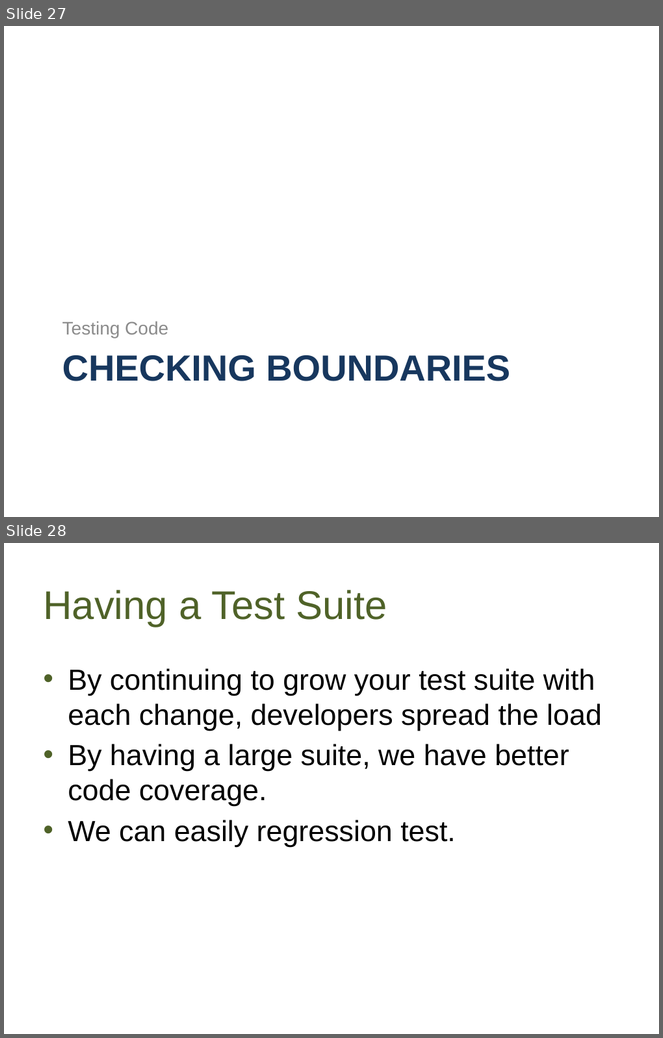
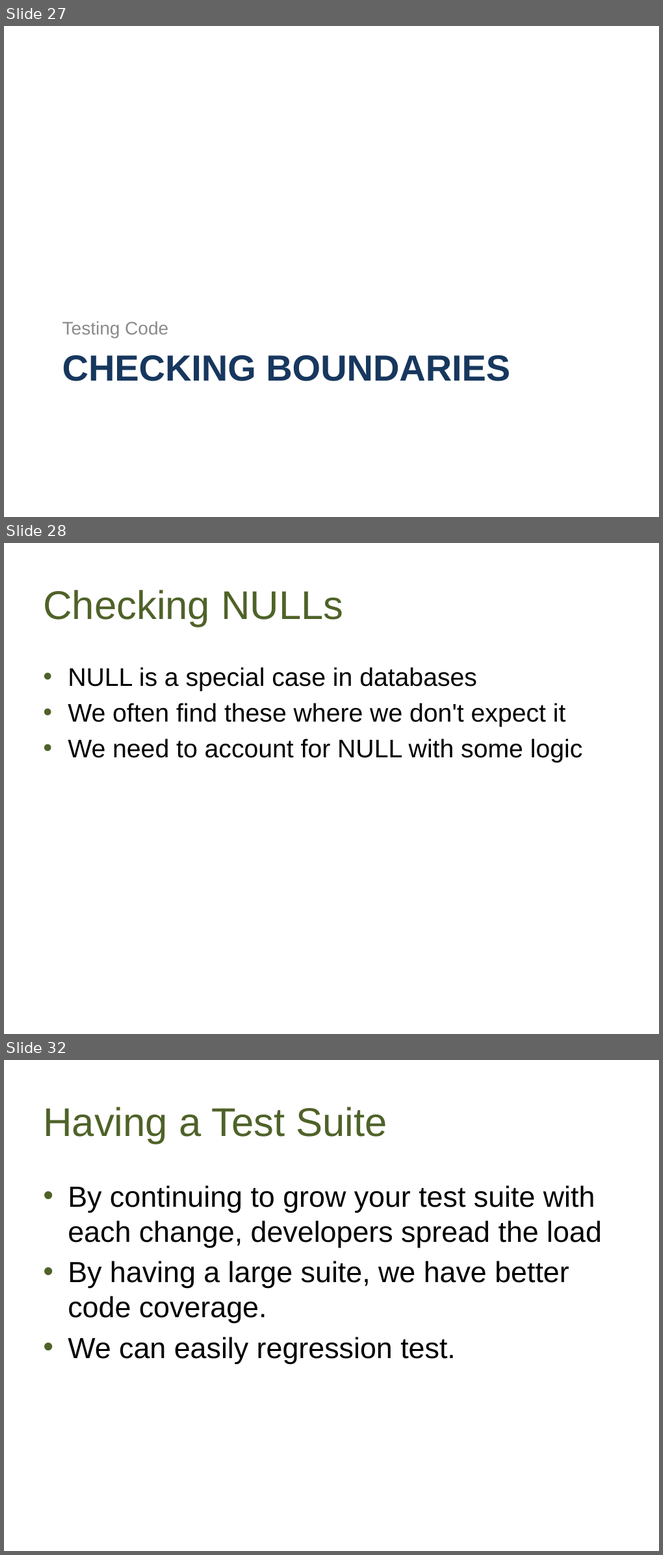
Before and after one commit to way0utwest/UnitTestingTSQL, a slide deck: UnitTestingTSQL.pptx. Shown one above the other, each under a label of ours: slides 27 and 28 before the commit, slides 27, 28 and 32 after it; the slides between them are not shown. The pictures are 663x1038 and 663x1555 pixels, drawn with LibreOffice and Linux fonts; fonts in the diff are those of the drawing; background and template pictures are left out. Boxes give left, top, right and bottom in pixels: in the first picture for what was removed or moved away, otherwise in the second. Text is boxed around its words. In the diff, an @@ line names an element or a change of style, - is before the commit and + after.

Commit message:
New slides for demos, added the 0-1-some pattern in case there is time

```diff
--- a/UnitTestingTSQL.pptx
+++ b/UnitTestingTSQL.pptx
@@ slide 28 added at <box>4,543,659,1034</box>, background picture (left out) @@
@@ title added at <box>43,590,343,627</box>, 44 pt, text #4F6228 @@
+Checking NULLs
@@ text added at <box>68,667,583,763</box>, 28 pt, text #000000 @@
+• NULL is a special case in databases
+• We often find these where we don't expect it
+• We need to account for NULL with some logic
@@ what was slide 28 is now slide 32 @@
```
Also in this commit, not shown: 2 slides changed, 4 other slides added, 6 other files.
